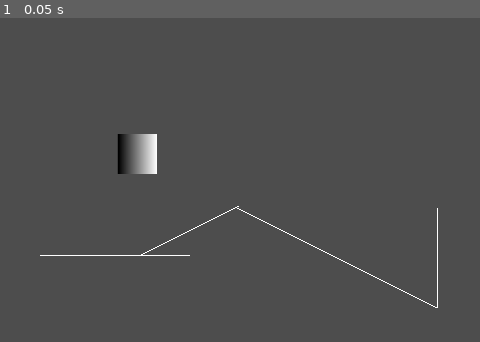
Above: before the commit, frame 1.
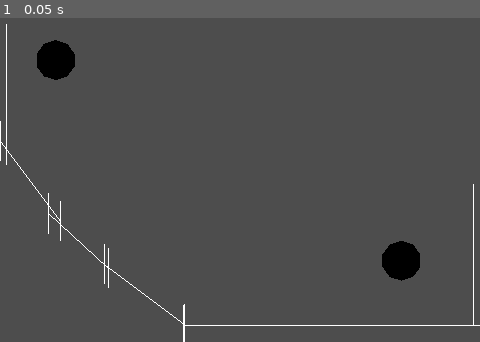
Above: after the commit, the same moment.

Repository: JyarlJung/Platformer
Game: Godot game, scene res://scenes/stage.tscn
The game is run twice, just before and just after one commit, with the same random seed, the same clock (stepped at 60 frames per second) and the same inputs.
Inputs:
- Up to frame 1 (0.05 s): no input

The runs differ from the first frame. In frame 1, 3.4% of the frame differs, in the area x 0-100%, y 1-100%.

Commit message:
0710 basic Entity+physics

Diff:
--- a/scenes/stage.tscn
+++ b/scenes/stage.tscn
@@ -1,57 +1,118 @@
-[gd_scene load_steps=5 format=3 uid="uid://8731dfk04tof"]
+[gd_scene load_steps=7 format=3 uid="uid://8731dfk04tof"]
 
 [ext_resource type="Script" path="res://scripts/Collider.gd" id="1_13icl"]
+[ext_resource type="Script" path="res://scripts/Entity.gd" id="1_t1jm3"]
 [ext_resource type="Script" path="res://scripts/Cha.gd" id="1_xh018"]
 
-[sub_resource type="Gradient" id="Gradient_8yhs2"]
+[sub_resource type="SphereMesh" id="SphereMesh_k3pov"]
+radius = 0.2
+height = 0.4
+radial_segments = 8
+rings = 4
 
-[sub_resource type="GradientTexture2D" id="GradientTexture2D_b22sj"]
-gradient = SubResource("Gradient_8yhs2")
-width = 40
-height = 40
+[sub_resource type="StandardMaterial3D" id="StandardMaterial3D_j3q2q"]
+albedo_color = Color(1, 0, 0, 1)
+
+[sub_resource type="SphereMesh" id="SphereMesh_pbyeq"]
+material = SubResource("StandardMaterial3D_j3q2q")
+radius = 0.2
+height = 0.4
+radial_segments = 8
+rings = 4
 
 [node name="Stage" type="Node3D"]
 
 [node name="Camera3D" type="Camera3D" parent="."]
 transform = Transform3D(1, 0, 0, 0, 1, 0, 0, 0, 1, 0, 0, 1)
+keep_aspect = 0
 projection = 1
 current = true
-size = 3.6
+size = 4.8
 far = 100.0
 
-[node name="Sprite3D" type="Sprite3D" parent="." node_paths=PackedStringArray("body")]
-transform = Transform3D(1, 0, 0, 0, 1, 0, 0, 0, 1, -1.02765, 0.0754516, 0)
-texture = SubResource("GradientTexture2D_b22sj")
-script = ExtResource("1_xh018")
-use_inertial = false
+[node name="Ball" type="Node3D" parent="." node_paths=PackedStringArray("body")]
+transform = Transform3D(1, 0, 0, 0, 1, 0, 0, 0, 1, -1.84362, 1.01875, 0)
+script = ExtResource("1_t1jm3")
+friction = 0.1
 body = NodePath("Collider")
 
-[node name="Collider" type="Node3D" parent="Sprite3D" node_paths=PackedStringArray("root_node")]
+[node name="Collider" type="Node3D" parent="Ball" node_paths=PackedStringArray("root_node")]
 script = ExtResource("1_13icl")
 root_node = NodePath("..")
 width = 0.2
+layer = 17
 mask = 16
 
+[node name="MeshInstance3D" type="MeshInstance3D" parent="Ball"]
+mesh = SubResource("SphereMesh_k3pov")
+
+[node name="Cha" type="Node3D" parent="." node_paths=PackedStringArray("body")]
+transform = Transform3D(1, 0, 0, 0, 1, 0, 0, 0, 1, 1.61406, -0.987488, 0)
+script = ExtResource("1_xh018")
+friction = 0.1
+is_friction_onair = true
+is_sticky = true
+body = NodePath("Collider")
+
+[node name="Collider" type="Node3D" parent="Cha"]
+script = ExtResource("1_13icl")
+width = 0.2
+layer = 17
+mask = 16
+
+[node name="MeshInstance3D" type="MeshInstance3D" parent="Cha"]
+mesh = SubResource("SphereMesh_pbyeq")
+
 [node name="Collider" type="Node3D" parent="."]
-transform = Transform3D(1, 0, 0, 0, 1, 0, 0, 0, 1, -0.499033, -0.939195, 0)
+transform = Transform3D(1, 0, 0, 0, 1, 0, 0, 0, 1, -2.33626, 0.673668, 0)
 script = ExtResource("1_13icl")
-points = Array[Vector3]([Vector3(-1.5, 0, 0), Vector3(0, 0, 0)])
+points = Array[Vector3]([Vector3(0, -0.5, 0), Vector3(0, 0.5, 0)])
 width = 0.2
 layer = 16
 mask = 0
+_is_hull_rect = true
 
 [node name="Collider2" type="Node3D" parent="."]
-transform = Transform3D(1, 0, 0, 0, 1, 0, 0, 0, 1, -0.00979427, -0.939195, 0)
+transform = Transform3D(1, 0, 0, 0, 1, 0, 0, 0, 1, 0.938613, -1.63502, 0)
 script = ExtResource("1_13icl")
-points = Array[Vector3]([Vector3(-1, 0, 0), Vector3(0, 0.5, 0)])
+points = Array[Vector3]([Vector3(-1.5, 0, 0), Vector3(1.5, 0, 0)])
 width = 0.2
 layer = 16
 mask = 0
+_is_hull_rect = true
 
 [node name="Collider3" type="Node3D" parent="."]
-transform = Transform3D(1, 0, 0, 0, 1, 0, 0, 0, 1, -0.029172, -0.461549, 0)
+transform = Transform3D(1, 0, 0, 0, 1, 0, 0, 0, 1, -2.0987, -0.188701, 0)
 script = ExtResource("1_13icl")
-points = Array[Vector3]([Vector3(0, 0, 0), Vector3(2, -1, 0), Vector3(2, 0, 0)])
+points = Array[Vector3]([Vector3(-0.3, 0.4, 0), Vector3(0.3, -0.4, 0)])
 width = 0.2
 layer = 16
 mask = 0
+_is_hull_rect = true
+
+[node name="Collider4" type="Node3D" parent="."]
+transform = Transform3D(1, 0, 0, 0, 1, 0, 0, 0, 1, -1.61273, -0.766835, 0)
+script = ExtResource("1_13icl")
+points = Array[Vector3]([Vector3(-0.3, 0.25, 0), Vector3(0.3, -0.3, 0)])
+width = 0.2
+layer = 16
+mask = 0
+_is_hull_rect = true
+
+[node name="Collider5" type="Node3D" parent="."]
+transform = Transform3D(1, 0, 0, 0, 1, 0, 0, 0, 1, -0.95919, -1.32402, 0)
+script = ExtResource("1_13icl")
+points = Array[Vector3]([Vector3(-0.4, 0.3, 0), Vector3(0.4, -0.3, 0)])
+width = 0.2
+layer = 16
+mask = 0
+_is_hull_rect = true
+
+[node name="Collider6" type="Node3D" parent="."]
+transform = Transform3D(1, 0, 0, 0, 1, 0, 0, 0, 1, 2.3349, -0.925373, 0)
+script = ExtResource("1_13icl")
+points = Array[Vector3]([Vector3(0, -0.5, 0), Vector3(0, 0.5, 0)])
+width = 0.2
+layer = 16
+mask = 0
+_is_hull_rect = true
--- a/scripts/Cha.gd
+++ b/scripts/Cha.gd
@@ -1,5 +1,10 @@
+class_name Cha
+
 extends Entity
 
+@export_range(0.0,2.0,0.01) var accel:float = 0.5
+@export var max_speed:float = 3.0
+@export var jump_force:float = 5.0
 
 # Called when the node enters the scene tree for the first time.
 func _ready():
@@ -8,5 +13,12 @@
 
 # Called every frame. 'delta' is the elapsed time since the previous frame.
 func _process(delta):
-	move(Vector3.RIGHT)
+	if Input.is_key_pressed(KEY_RIGHT):
+		if time_scaled_float(max_speed) > move_vec.dot(slide_vector):
+			slide_x(accel)
+	if Input.is_key_pressed(KEY_LEFT):
+		if time_scaled_float(max_speed) > move_vec.dot(-slide_vector):
+			slide_x(-accel)
+	if Input.is_key_pressed(KEY_SPACE) and on_air:
+		move_vec.y = time_scaled_float(jump_force)
 	super(delta)
--- a/scripts/Collider.gd
+++ b/scripts/Collider.gd
@@ -11,7 +11,6 @@
 @export_range(0.0,100.0) var width:float=0
 @export_flags_3d_physics var layer:int=1
 @export_flags_3d_physics var mask:int=1
-@export var is_capped=true
 @export var _is_hull_rect=false
 
 var _segments:Array[Segment]
@@ -96,9 +95,9 @@
 		for seg in _segments:
 			if seg.enable:
 				if seg.pos.x-width < _hull.x: _hull.x = seg.pos.x-width
-				if seg.pos.x+width > _hull.z: _hull.z = seg.pos.x+width
+				elif seg.pos.x+width > _hull.z: _hull.z = seg.pos.x+width
 				if seg.pos.y-width < _hull.y: _hull.y = seg.pos.y-width
-				if seg.pos.y+width > _hull.w: _hull.w = seg.pos.y+width
+				elif seg.pos.y+width > _hull.w: _hull.w = seg.pos.y+width
 	else:
 		_hull=0.0
 		for seg in _segments:
@@ -131,16 +130,16 @@
 			dest_radius=_hull as float
 		var dx:float = max(rect_pos.x+rect.x-dest_pos.x, dest_pos.x-(rect_pos.x+rect.z))
 		var dy:float = max(rect_pos.y+rect.y-dest_pos.y, dest_pos.y-(rect_pos.y+rect.w))
-		if dx >= 0 or dy >= 0:
+		if dx >= 0 and dy >= 0:
 			if sqrt(dx*dx + dy*dy) > dest_radius: return false
 	return true
 
-func _point_to_point(src_ind:int, dest:Collider, dest_ind:int)-> Collision:
-	var src_point:Vector3 = get_pos_trans_index(src_ind)
+func _point_to_point(ind:int, dest:Collider, dest_ind:int)-> Collision:
+	var src_point:Vector3 = get_pos_trans_index(ind)
 	var dest_point:Vector3 = dest.get_pos_trans_index(dest_ind)
 	var closet:Vector3 = dest_point-src_point
 	if closet.length() <= width + dest.width:
-		return Collider.Collision.new(src_ind, dest, dest_ind, closet - (closet-src_point).normalized()*dest.width)
+		return Collider.Collision.new(ind, dest, dest_ind, closet - closet.normalized()*dest.width)
 	else:
 		return null
 
@@ -148,12 +147,13 @@
 	if dest_ind == dest._segments.size()-1:
 		return _point_to_point(ind,dest,dest_ind)
 	else :
-		var closet:Vector3
 		var src_point:Vector3 = get_pos_trans_index(ind)
-		closet = Geometry3D.get_closest_point_to_segment(src_point, dest.get_pos_trans_index(dest_ind), dest.get_pos_trans_index(dest_ind+1) )
-		var distance:float = (closet-get_pos_trans_index(ind)).length()
-		if distance <= width + dest.width:
-			return Collider.Collision.new(ind, dest, dest_ind, closet - (closet-src_point).normalized()*dest.width)
+		var dest_point:Vector3 = dest.get_pos_trans_index(dest_ind) - src_point
+		var dest_point_end:Vector3 = dest.get_pos_trans_index(dest_ind+1) -src_point
+		var closet:Vector3 = Geometry3D.get_closest_point_to_segment(Vector3.ZERO, dest_point, dest_point_end)
+
+		if closet.length() <= width + dest.width:
+			return Collider.Collision.new(ind, dest, dest_ind, closet - closet.normalized()*dest.width)
 		else :
 			return null
 
@@ -162,16 +162,22 @@
 		return _point_to_segment(ind,dest,dest_ind)
 	if dest_ind == dest._segments.size()-1:
 		return dest._point_to_segment(dest_ind,self,ind)
-	var array:PackedVector3Array = Geometry3D.get_closest_points_between_segments(get_pos_trans_index(ind), get_pos_trans_index(ind+1), dest.get_pos_trans_index(dest_ind), dest.get_pos_trans_index(dest_ind+1) )
+
+	var src_point:Vector3 = get_pos_trans_index(ind)
+	var src_point_end:Vector3 = get_pos_trans_index(ind+1)
+	var dest_point:Vector3 = dest.get_pos_trans_index(dest_ind) - src_point
+	var dest_point_end:Vector3 = dest.get_pos_trans_index(dest_ind+1) -src_point
+
+	var array:= Geometry3D.get_closest_points_between_segments(src_point, src_point_end, dest_point, dest_point_end)
 	var closet:Vector3 = array[1] - array[0]
 	var distance:float = closet.length()
 	if distance <= width + dest.width:
-		return Collider.Collision.new(ind, dest, dest_ind, array[0]+(closet - closet.normalized()*dest.width))
+		return Collider.Collision.new(ind, dest, dest_ind, closet - closet.normalized()*dest.width)
 	else :
 		return null
 
-#override func
-func _ready():
+func _set_segment():
+	_segments.clear()
 	if points.size() == 0:
 		_segments.push_back(Segment.new())
 	else:
@@ -180,13 +186,24 @@
 	Collider.push_in_layer(self)
 	_set_hull()
 
+#override func
+func _ready():
+	_set_segment()
+
 func _process(_delta):
+	if Engine.is_editor_hint():
+		if _segments.size() != points.size():
+			_set_segment()
 	if _flag_set_hull:
 		_set_hull()
 		_flag_set_hull=false
 
 func _exit_tree():
 	Collider.pop_from_layer(self)
+
+func _notification(what):
+	if what == 1:
+		Collider.pop_from_layer(self)
 
 #inner classes
 class Segment:
--- a/scripts/Entity.gd
+++ b/scripts/Entity.gd
@@ -3,17 +3,22 @@
 extends Node3D
 
 @export var time_scaled:bool = true
-@export var use_inertial:bool = true
+@export_range(-1.0,1.0,0.01) var friction:float = -1.0
+@export var is_friction_onair = false
+@export var is_sticky:bool = false
 @export var gravity_scale:float = 1.0
 @export var body:Collider = null
 
 var move_vec:Vector3 = Vector3.ZERO
+var on_air:bool =true
+
+var slide_vector:Vector3
 
 static func arrow_to_quater(arrow:Vector3)->Vector3:
 	if abs(arrow.x) > abs(arrow.y):
-		return Vector3.RIGHT * arrow.x
+		return Vector3.RIGHT * (arrow.x + abs(arrow.y))
 	else:
-		return Vector3.UP * arrow.y
+		return Vector3.UP * (arrow.y + abs(arrow.x))
 
 static func rot_to_vec(degree:float)->Vector3:
 	var vec:Vector3=Vector3.ZERO
@@ -21,19 +26,36 @@
 	vec.y=sin(deg_to_rad(degree))
 	return vec
 
+func move(speed:Vector3)->void:
+	move_vec += time_scaled_vec(speed)
+
 func move_forward(speed:float)->void:
 	move(Entity.rot_to_vec(global_rotation_degrees.z) * speed)
 
-func move(speed:Vector3)->void:
-	if time_scaled: move_vec += speed * Gb._time_delta
-	else: move_vec += speed * Gb._time_delta_fixed
+func slide_x(speed:float)->void:
+	move(slide_vector * speed)
 
-func move_forward_imm(speed:float)->void:
-	move_imm(Entity.rot_to_vec(global_rotation_degrees.z) * speed)
+func time_scaled_vec(vec:Vector3)->Vector3:
+	var scaled:float
 
-func move_imm(speed:Vector3)->void:
-	if time_scaled: translate(speed * Gb._time_delta)
-	else: translate(speed * Gb._time_delta_fixed)
+	if time_scaled: scaled = Global.get_time_delta()
+	else: scaled = Global.get_time_delta_fixed()
+
+	return vec * scaled
+
+func time_scaled_float(value:float)->float:
+	var scaled:float
+
+	if time_scaled: scaled = Global.get_time_delta()
+	else: scaled = Global.get_time_delta_fixed()
+
+	return value * scaled
+
+func trans(vec:Vector3)->void:
+	translate(time_scaled_vec(vec))
+
+func trans_forward(speed:float)->void:
+	trans(Entity.rot_to_vec(global_rotation_degrees.z) * speed)
 
 func rotate_entity(degree:float)->void:
 	if time_scaled: rotate_z(degree * Gb.time_scale)
@@ -45,20 +67,45 @@
 	else: scale_vec = vec
 	scale_object_local(scale_vec)
 
+func _frict(value:float)->void:
+	var friction_vector:Vector3 = time_scaled_vec(Vector3.LEFT * sign(move_vec.x) * value)
+	if abs(move_vec.x) < abs(friction_vector.x):
+		move_vec.x=0.0
+	else:
+		move_vec+=friction_vector
+
 func _ready():
 	pass
 
 func _process(_delta):
+	translate(move_vec)
+
 	move(Vector3.DOWN * Gb.gravity)
-	translate(move_vec)
-	if use_inertial == false :
+	if friction < 0 :
 		if gravity_scale == 0 : move_vec *= 0.0
 		else: move_vec *= Vector3.UP
 	if body != null:
+		on_air=false
+		slide_vector=Vector3.RIGHT
+		var friction_value:float = 0.0
+		var move_length = move_vec.length()
+		var bounce:Vector3
 		for collision in body.hit_test_all():
-			var bounce:Vector3 = collision.point-body.get_pos_trans_index(collision.index)
-			var collision_width:float = bounce.length() - body.width
-			bounce=bounce.normalized() * collision_width
-			bounce=Entity.arrow_to_quater(bounce)
+			var bounce_arrow:Vector3 = collision.point.normalized()
+			var collision_width:float = collision.point.length() - body.width
+			bounce = bounce_arrow * collision_width
+			if abs(bounce_arrow.y)>abs(bounce_arrow.x) :
+				on_air=true
+				slide_vector = bounce_arrow.rotated(Vector3.BACK,PI*0.5)
+
+			if is_sticky: bounce = arrow_to_quater(bounce)
 			translate(bounce)
-			move_vec-=sign(bounce) * move_vec
+			if is_sticky :
+				friction_value = friction
+			else :
+				friction_value = friction * bounce.normalized().y
+
+		move_vec += bounce
+		if friction > 0:
+			if is_friction_onair: _frict(friction)
+			else : _frict(friction_value)
--- a/scripts/Global.gd
+++ b/scripts/Global.gd
@@ -3,14 +3,15 @@
 
 extends Node
 
+static var _time:float = 0.0
+static var _time_fixed:float = 0.0
+static var _time_delta:float = 0.0
+static var _time_delta_fixed:float = 0.0
+
 var is_draw_debug:bool = true
 var gravity:float =0.2
-var time_scale:float=1.0
+var time_scale:float=1
 
-var _time_delta:float = 0.0
-var _time_delta_fixed:float = 0.0
-var _time:float = 0.0
-var _time_fixed:float = 0.0
 var _debug_mesh:MeshInstance3D = MeshInstance3D.new()
 var _debug_material:StandardMaterial3D=StandardMaterial3D.new()
 
@@ -24,24 +25,39 @@
 		bit=bit>>1
 	return res
 
-func get_time()->float:
+static func get_time()->float:
 	return _time
+
+static func get_time_fixed()->float:
+	return _time_fixed
+
+static func get_time_delta()->float:
+	return _time_delta
+
+static func get_time_delta_fixed()->float:
+	return _time_delta_fixed
 
 func draw_debug()->void:
 	var mesh:ImmediateMesh = _debug_mesh.mesh as ImmediateMesh
 	mesh.clear_surfaces()
 	for collider in get_tree().get_nodes_in_group("Collider") as Array[Collider]:
-		if collider.get_segments().size() < 2: continue
 		mesh.surface_begin(Mesh.PRIMITIVE_LINE_STRIP,_debug_material)
-		for segment in collider.get_segments():
-			var color:Color = Color.BLUE if segment.enable else Color.RED
-			mesh.surface_set_color(color)
-			mesh.surface_add_vertex(collider.get_pos_trans(segment))
+
+		mesh.surface_add_vertex(collider.get_pos_trans_index(0)+Vector3.UP*collider.width)
+		mesh.surface_add_vertex(collider.get_pos_trans_index(0)+Vector3.DOWN*collider.width)
+
+		for seg in collider.get_segments():
+			mesh.surface_add_vertex(collider.get_pos_trans(seg))
+
+		mesh.surface_add_vertex(collider.get_pos_trans_index(collider.get_segments().size()-1)+Vector3.UP*collider.width)
+		mesh.surface_add_vertex(collider.get_pos_trans_index(collider.get_segments().size()-1)+Vector3.DOWN*collider.width)
+
 		mesh.surface_end()
 
 func _ready():
 	add_child(_debug_mesh)
 	_debug_mesh.mesh = ImmediateMesh.new()
+	_debug_mesh.sorting_offset=10
 	_debug_material.shading_mode=BaseMaterial3D.SHADING_MODE_UNSHADED
 	_debug_material.no_depth_test=true
 	_debug_material.depth_draw_mode=BaseMaterial3D.DEPTH_DRAW_DISABLED
Not shown, changed: icon.svg.import
